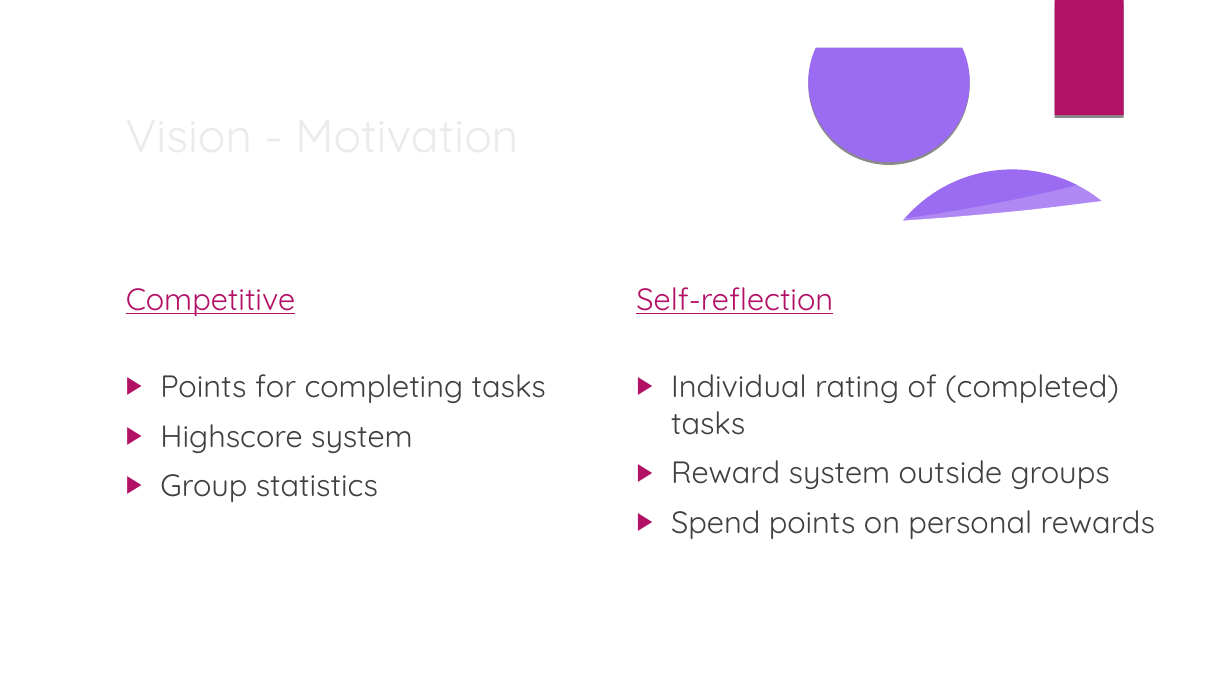
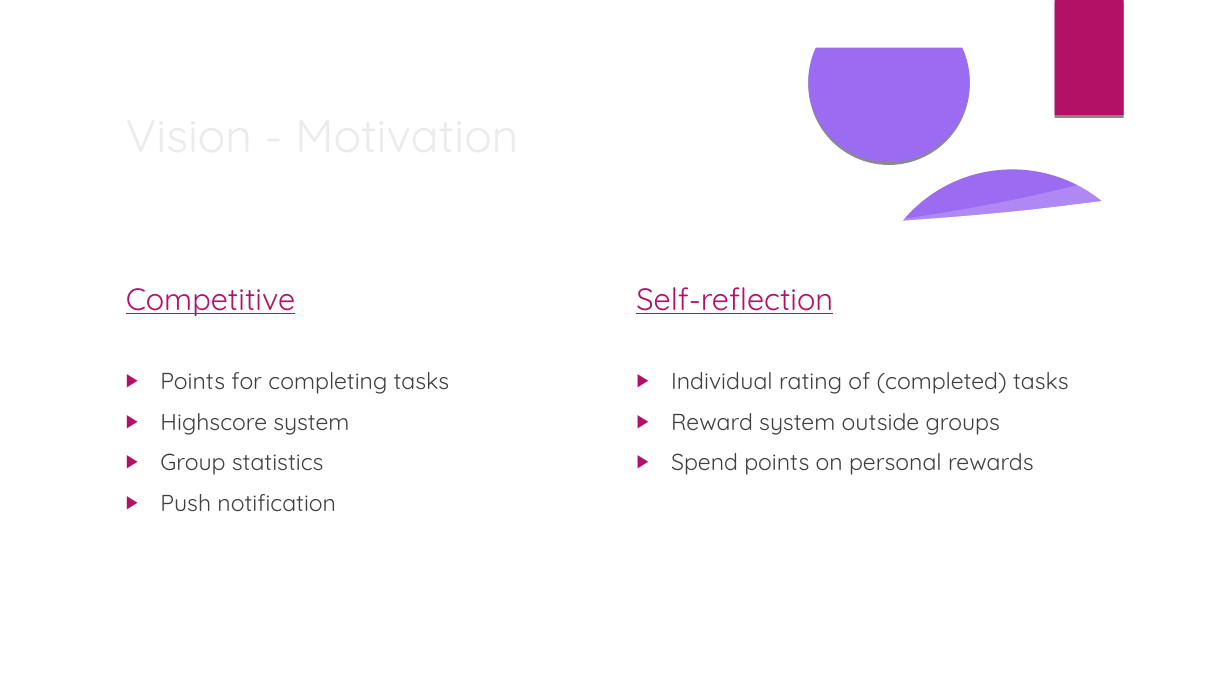
Before and after one commit to Mert-Guenduez/learnityourself, a slide deck: slide 6 of Documentation/Presentation/final_se.pptx. Drawn at 1232x693 pixels with LibreOffice and Linux fonts; fonts in the diff are those of the drawing; background and template pictures are left out. Boxes give left, top, right and bottom in pixels: in the first picture for what was removed or moved away, otherwise in the second. Text is boxed around its words. In the diff, an @@ line names an element or a change of style, - is before the commit and + after.

```diff
--- a/Documentation/Presentation/final_se.pptx
+++ b/Documentation/Presentation/final_se.pptx
@@ text "Individual rating of (completed) tasks" at [671,372,1069,475]: size 24 to 18 pt @@
@@ text at [160,372,450,475]: size 24 to 18 pt in "Points for completing tasks", "Highscore system", "Group statistics" @@
@@ text at [160,494,336,511]: paragraph added @@
+▶ Push notification
```
Also in this commit, not shown: 6 other slides changed, 1 slide added, 2 slides removed, 1 other file.
